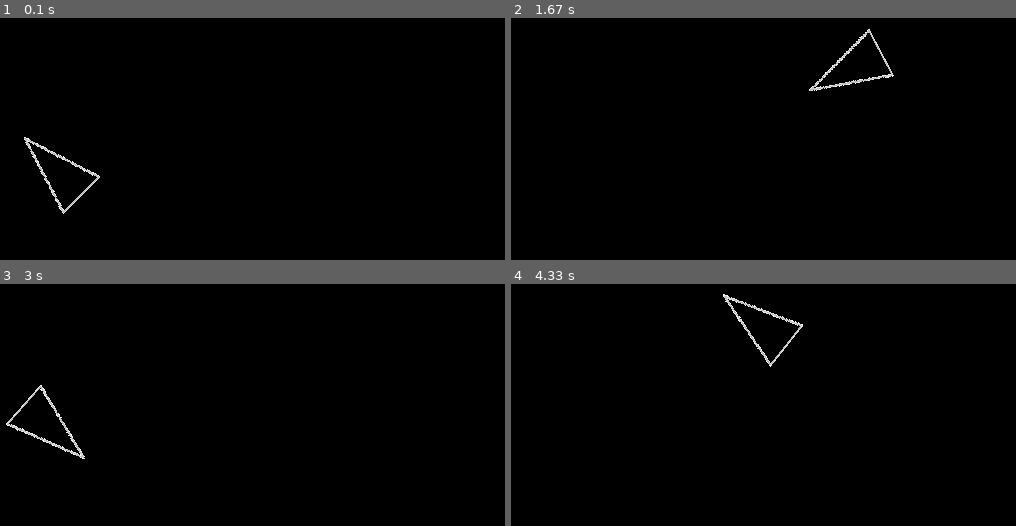
Above: before the commit, frames 1-4 (two rows, left to right).
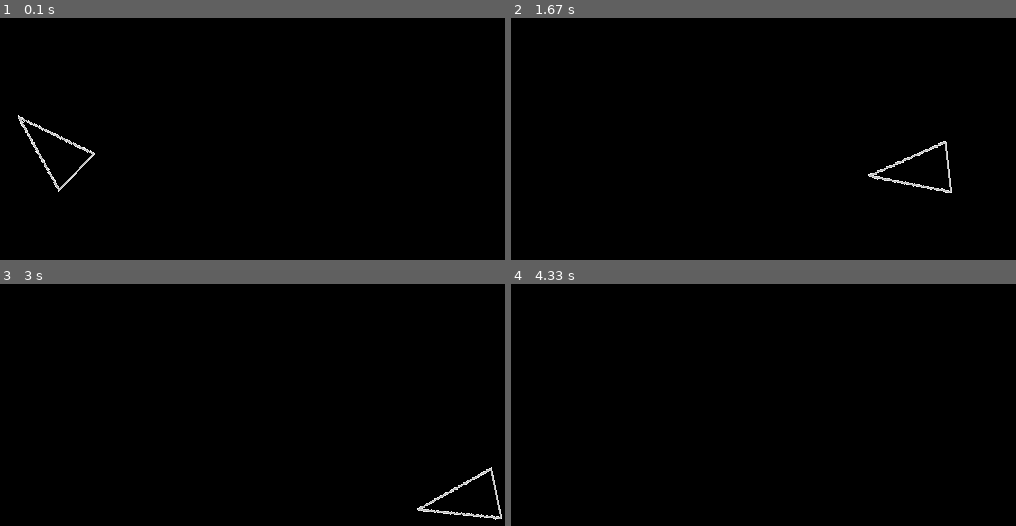
Above: after the commit, the same moments.

Repository: ScriptLineStudios/Pygame-Community-Jam
Game: pygame game, started from main.py
Same seed, same stepped clock (60 frames per second), same inputs: the game is played once before the commit and once after it.
Inputs (mouse positions are in pixels of both pictures, inside the frame that each line leads up to):
- Up to frame 1 (0.1 s): no input
- Up to frame 2 (1.67 s): hold D 0.33-0.8 s; move the mouse to (586, 255) at 0.37 s; hold W 0.83-1.13 s; move the mouse to (874, 197) at 0.87 s; hold D 1.17-1.63 s; move the mouse to (outside the picture) at 1.2 s
- Up to frame 3 (3 s): hold A 1.67-2.2 s; move the mouse to (outside the picture) at 1.7 s; hold S 2.23-2.53 s; move the mouse to (outside the picture) at 2.27 s; hold A 2.57-2.97 s; move the mouse to (outside the picture) at 2.6 s
- Up to frame 4 (4.33 s): hold W 3-3.37 s; move the mouse to (outside the picture) at 3.03 s; hold D 3.4-4.03 s; move the mouse to (outside the picture) at 3.43 s

The runs differ from the first frame. In frame 1, 0.9% of the frame differs, in the area x 3-20%, y 40-81%; in frame 2, 0.9%; in frame 3, 0.9%, in the area x 1-100%, y 41-98%; in frame 4, 0.4%.

Commit message:
Update main.py

Diff:
--- a/main.py
+++ b/main.py
@@ -8,14 +8,29 @@
 ship_img = pygame.image.load("ship.png").convert()
 ship_img.set_colorkey((255,255,255))
 
+def rotate(rotatedImage, rect):
+    rect = rotatedImage.get_rect(center=rect.center)
+    return rect
+
+
 class Ship:
       def __init__(self, x, y):
             self.x = x
             self.y = y
+            self.size = ship_img.get_size()
+            self.angle = 0
 
-      def main(self, display, angle):
-            image = pygame.transform.rotate(ship_img, angle)
-            display.blit(image, (self.x, self.y))
+            self.rect = ship_img.get_rect(topleft=(self.x,self.y))
+
+            self.speed = [0,0]
+
+
+      def main(self, display):
+
+            self.rect = ship_img.get_rect(topleft=(self.x,self.y))
+            image = pygame.transform.rotate(ship_img, self.angle)
+            display.blit(image, rotate(image,self.rect).topleft)#rotate(image,self.rect) - rotate from center
+
 
 ship = Ship(300, 300)
 
@@ -27,22 +42,25 @@
                   sys.exit()
 
       mouse_x, mouse_y = pygame.mouse.get_pos()
-      rel_x, rel_y = mouse_x - ship.x, mouse_y - ship.y
+      rel_x, rel_y = mouse_x - (ship.x+ship.size[0]//2), mouse_y - (ship.y+ship.size[1]//2)
 
       angle = (180 / math.pi) * -math.atan2(rel_y, rel_x)
 
       keys = pygame.key.get_pressed()
 
       if keys[pygame.K_w]:
-            ship.y -= 5
+            ship.y -= math.sin(math.radians(angle))*5
+            ship.x += math.cos(math.radians(angle))*5
       if keys[pygame.K_s]:
-            ship.y += 5
+            ship.y += math.sin(math.radians(angle))*5
+            ship.x -= math.cos(math.radians(angle))*5
       if keys[pygame.K_a]:
-            ship.x -= 5
+            ship.angle -= 5
       if keys[pygame.K_d]:
             ship.x += 5
 
-      ship.main(display, angle)
+      ship.angle = angle
+      ship.main(display)
 
       pygame.display.update()
       clock.tick(60)
